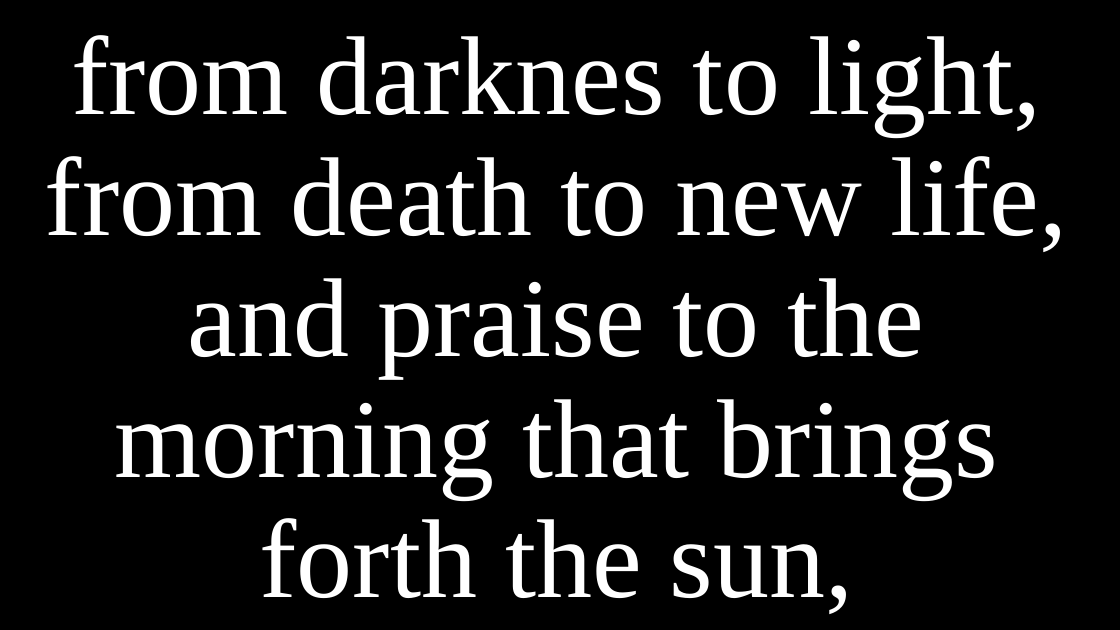
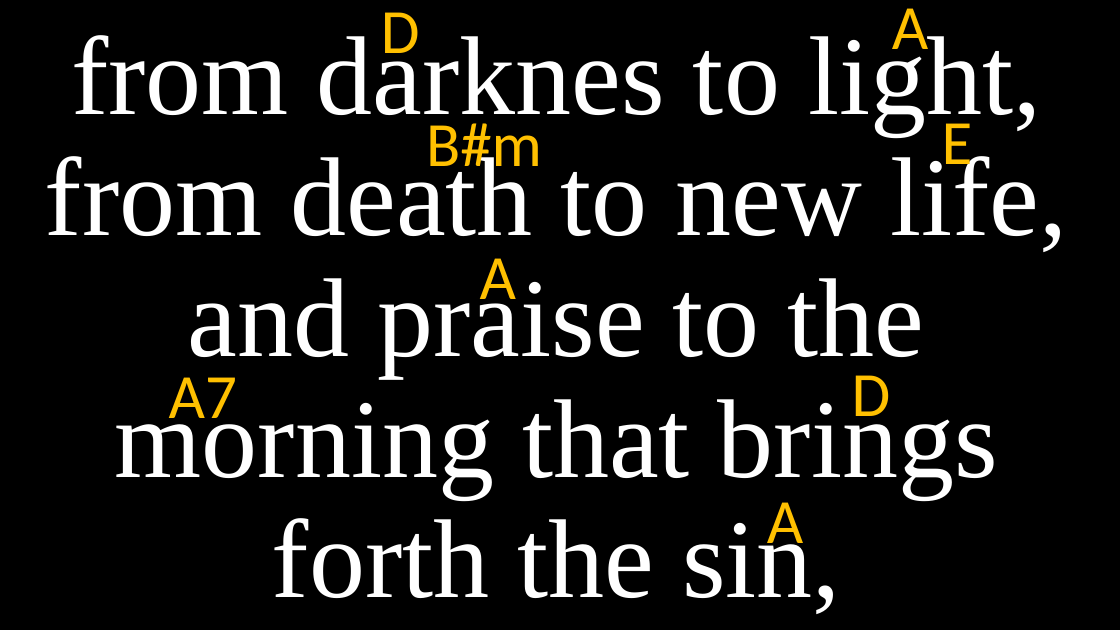
Before and after one commit to CHRISTIANARIBAL/Simbahan, a slide deck: slide 4 of Kanta/Pasiuna/You Are The Voice.pptx. Drawn at 1120x630 pixels with LibreOffice and Linux fonts; fonts in the diff are those of the drawing. Boxes give left, top, right and bottom in pixels: in the first picture for what was removed or moved away, otherwise in the second. Text is boxed around its words. In the diff, an @@ line names an element or a change of style, - is before the commit and + after.

```diff
--- a/Kanta/Pasiuna/You Are The Voice.pptx
+++ b/Kanta/Pasiuna/You Are The Voice.pptx
@@ title at (45,26,1067,614): text changed @@
-from darknes to light, from death to new life, and praise to the morning that brings forth the sun,
+from darknes to light, from death to new life, and praise to the morning that brings forth the sin,
@@ text added at (381,12,420,68), 54 pt, text #FFC000 @@
+D
@@ text added at (892,8,928,64), 54 pt, text #FFC000 @@
+A
@@ text added at (942,112,973,180), 54 pt, text #FFC000 @@
+E
@@ text added at (426,123,542,182), 54 pt, text #FFC000 @@
+B#m
@@ text added at (480,258,516,314), 54 pt, text #FFC000 @@
+A
@@ text added at (169,377,237,434), 54 pt, text #FFC000 @@
+A7
@@ text added at (852,375,891,432), 54 pt, text #FFC000 @@
+D
@@ text added at (767,502,803,559), 54 pt, text #FFC000 @@
+A
```
Also in this commit, not shown: 7 other slides changed, 1 slide removed, 22 other files.
